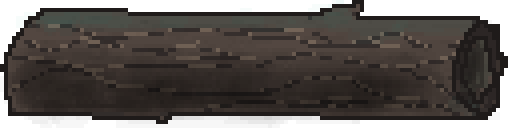
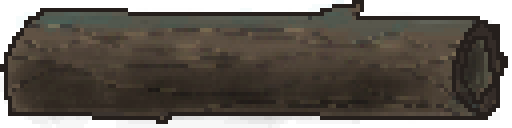
Layers edited between the first and the second 512×128 image:
painted on "Layer 1" over [0, 8, 480, 124]
